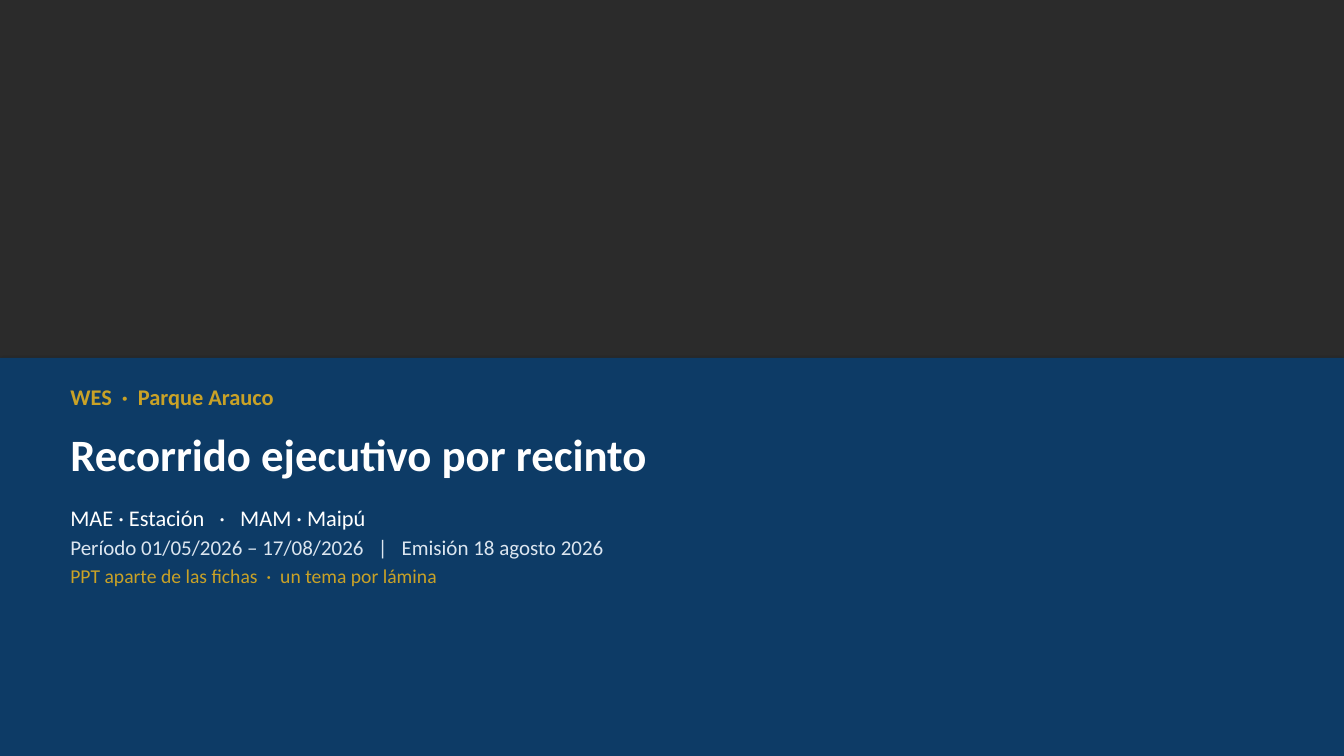
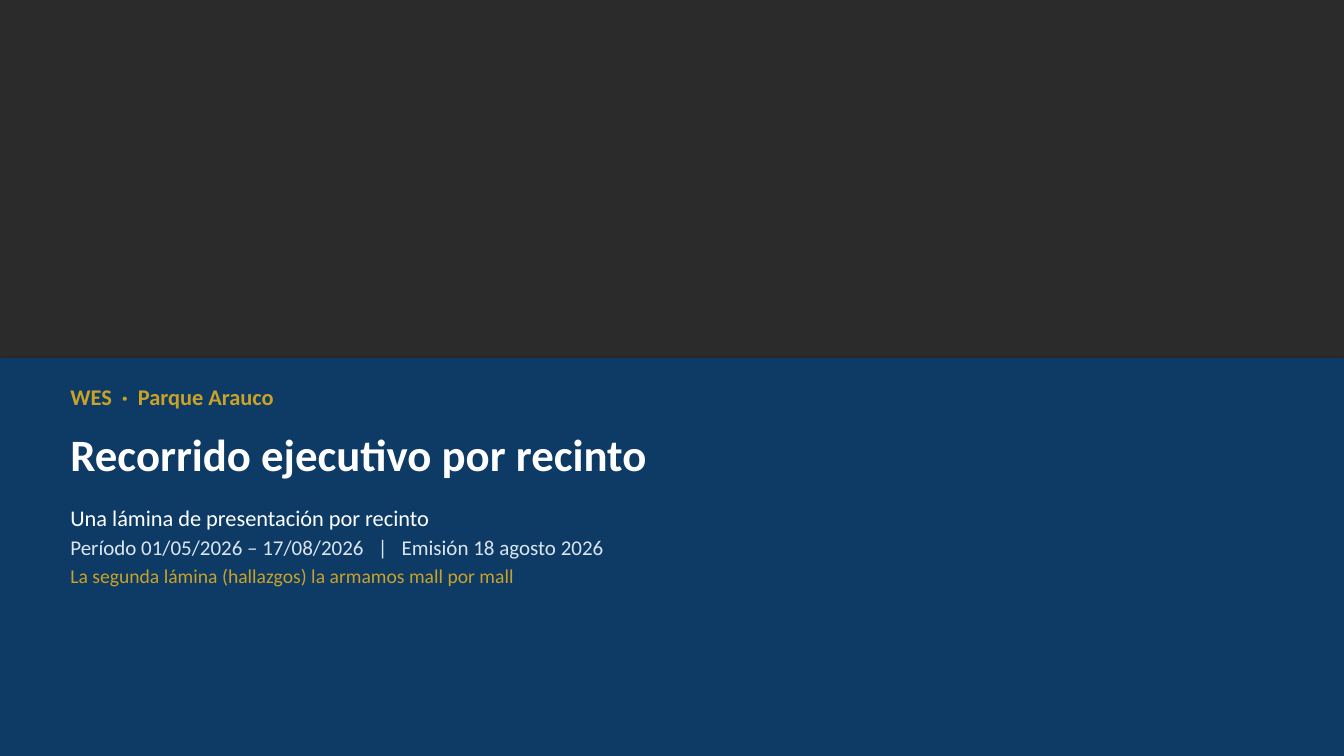
Before and after one commit to anibaloperacionesWes/wes-scripts, a slide deck: slide 1 of reports/Parque_Arauco/TMP_7MALLS/entrega_diego_anibal/Recorrido_ejecutivo_PA_MAE_20260817.pptx. Drawn at 1344x756 pixels with LibreOffice and Linux fonts; fonts in the diff are those of the drawing; background and template pictures are left out; a plain dark background stands for a picture behind light text. Boxes give left, top, right and bottom in pixels: in the first picture for what was removed or moved away, otherwise in the second. Text is boxed around its words. In the diff, an @@ line names an element or a change of style, - is before the commit and + after.

```diff
--- a/reports/Parque_Arauco/TMP_7MALLS/entrega_diego_anibal/Recorrido_ejecutivo_PA_MAE_20260817.pptx
+++ b/reports/Parque_Arauco/TMP_7MALLS/entrega_diego_anibal/Recorrido_ejecutivo_PA_MAE_20260817.pptx
@@ text at bbox=[70, 510, 429, 530]: text changed @@
-MAE · Estación · MAM · Maipú
+Una lámina de presentación por recinto
@@ text at bbox=[70, 569, 513, 587]: text changed @@
-PPT aparte de las fichas · un tema por lámina
+La segunda lámina (hallazgos) la armamos mall por mall
```
Also in this commit, not shown: 2 other slides changed, 5 slides added, 6 other files.
